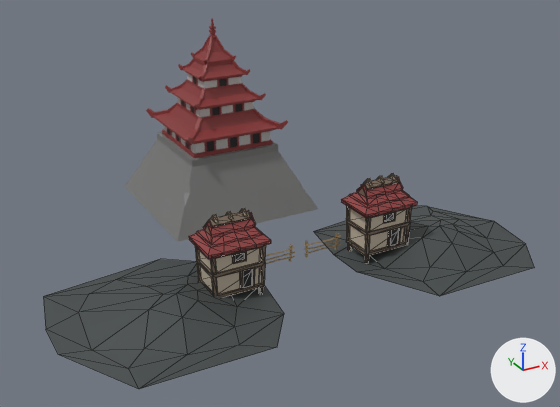
The glTF model assets/background.glb as it was, and as the next commit left it.
Both versions are drawn from a 50 mm lens placed at (-6.07, -10.11, 6.41), pointed at (0.11, 1.13, 0.79). Every picture has the same lights, and +X, +Y and +Z are marked at lower right. Mesh edges are drawn as thin lines on the coarser meshes. Where no turn or scale is listed for an object, it has been applied to the vertices.

Names of what the first picture shows: 'SM_Bld_Samurai_House_02', 'SM_Bld_Samurai_House_02.001', 'SM_Bld_Samurai_Temple_02', 'SM_Env_Generic_Grass_Blob_01', 'SM_Env_Generic_Grass_Blob_01.001'.
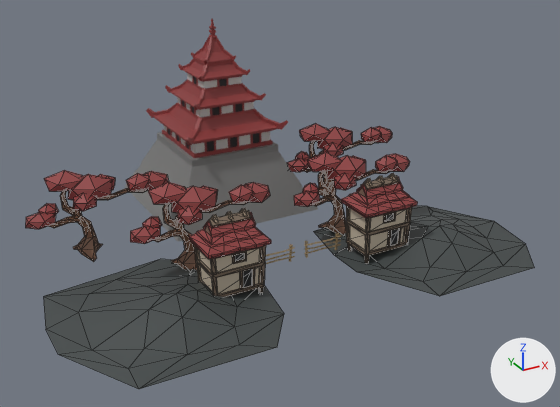
Pixel boxes [x1, y1, x2, y2] of what changed, in the pictures (560 x 407 px):
```json
{"object": "SM_Env_Samurai_Tree_01", "change": "added", "after": [130, 182, 270, 270], "on screen": "brown"}
{"object": "SM_Env_Samurai_Tree_01.001", "change": "added", "after": [25, 170, 169, 262], "on screen": "brown"}
{"object": "SM_Env_Samurai_Tree_01.003", "change": "added", "after": [294, 152, 409, 234], "on screen": "brown"}
{"object": "SM_Env_Samurai_Tree_01.002", "change": "added", "after": [287, 124, 392, 197], "on screen": "brown"}
```

The change, as JSON lines over the scene's bpy script:
```json
{"op": "add", "block": "mat_lambert101_013", "code": ["mat_lambert101_013 = principled_material('lambert101.013')", "mat_lambert101_013.texture = img_polygonminis_texture_01_red", "mat_lambert101_013.roughness = 0.553"]}
{"op": "add", "block": "mat_lambert101_012", "code": ["mat_lambert101_012 = principled_material('lambert101.012')", "mat_lambert101_012.texture = img_polygonminis_texture_01_red", "mat_lambert101_012.roughness = 0.553"]}
{"op": "add", "block": "mat_lambert101_011", "code": ["mat_lambert101_011 = principled_material('lambert101.011')", "mat_lambert101_011.texture = img_polygonminis_texture_01_red", "mat_lambert101_011.roughness = 0.553"]}
{"op": "add", "block": "mat_lambert101_010", "code": ["mat_lambert101_010 = principled_material('lambert101.010')", "mat_lambert101_010.texture = img_polygonminis_texture_01_red", "mat_lambert101_010.roughness = 0.553"]}
{"op": "add", "block": "me_mesh_012", "code": ["me_mesh_012 = bpy.data.meshes.new('Mesh.012')", "me_mesh_012.from_pydata(...)  # 202 vertices, 354 faces; spans x -1.07..1.6, y -0.48..0.34, z -0.12..1.54", "me_mesh_012.materials.append(mat_lambert101_013)  # picture img_polygonminis_texture_01_red"]}
{"op": "add", "block": "me_mesh_011", "code": ["me_mesh_011 = bpy.data.meshes.new('Mesh.011')", "me_mesh_011.from_pydata(...)  # 202 vertices, 354 faces; spans x -1.07..1.6, y -0.48..0.34, z -0.12..1.54", "me_mesh_011.materials.append(mat_lambert101_012)  # picture img_polygonminis_texture_01_red"]}
{"op": "add", "block": "me_mesh_010", "code": ["me_mesh_010 = bpy.data.meshes.new('Mesh.010')", "me_mesh_010.from_pydata(...)  # 202 vertices, 354 faces; spans x -1.07..1.6, y -0.48..0.34, z -0.12..1.54", "me_mesh_010.materials.append(mat_lambert101_011)  # picture img_polygonminis_texture_01_red"]}
{"op": "add", "block": "me_mesh_009", "code": ["me_mesh_009 = bpy.data.meshes.new('Mesh.009')", "me_mesh_009.from_pydata(...)  # 202 vertices, 354 faces; spans x -1.07..1.6, y -0.48..0.34, z -0.12..1.54", "me_mesh_009.materials.append(mat_lambert101_010)  # picture img_polygonminis_texture_01_red"]}
{"op": "add", "block": "ob_sm_env_samurai_tree_01_003", "code": ["ob_sm_env_samurai_tree_01_003 = bpy.data.objects.new('SM_Env_Samurai_Tree_01.003', me_mesh_012)", "ob_sm_env_samurai_tree_01_003.location = (1.4, 1.22, 0.0)"]}
{"op": "add", "block": "ob_sm_env_samurai_tree_01_002", "code": ["ob_sm_env_samurai_tree_01_002 = bpy.data.objects.new('SM_Env_Samurai_Tree_01.002', me_mesh_011)", "ob_sm_env_samurai_tree_01_002.location = (2.13, 2.76, 0.0)"]}
{"op": "add", "block": "ob_sm_env_samurai_tree_01_001", "code": ["ob_sm_env_samurai_tree_01_001 = bpy.data.objects.new('SM_Env_Samurai_Tree_01.001', me_mesh_010)", "ob_sm_env_samurai_tree_01_001.location = (-3.04, 2.59, 0.0)"]}
{"op": "add", "block": "ob_sm_env_samurai_tree_01", "code": ["ob_sm_env_samurai_tree_01 = bpy.data.objects.new('SM_Env_Samurai_Tree_01', me_mesh_009)", "ob_sm_env_samurai_tree_01.location = (-1.67, 1.22, 0.0)"]}
```
